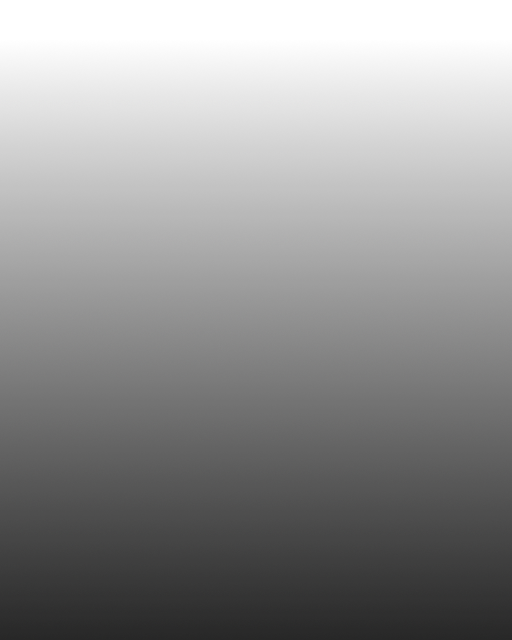
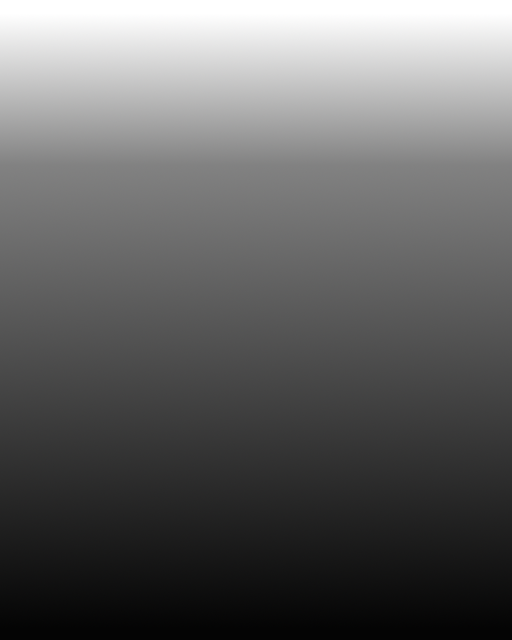
Layered file, before and after one edit (512x640). Changes by layer:
added layer "NEWER_3" above "NEWER" over (x1=0, y1=16, x2=512, y2=640)
renamed "asdf" to "ORIGINAL", hid it over (x1=0, y1=40, x2=512, y2=640)
